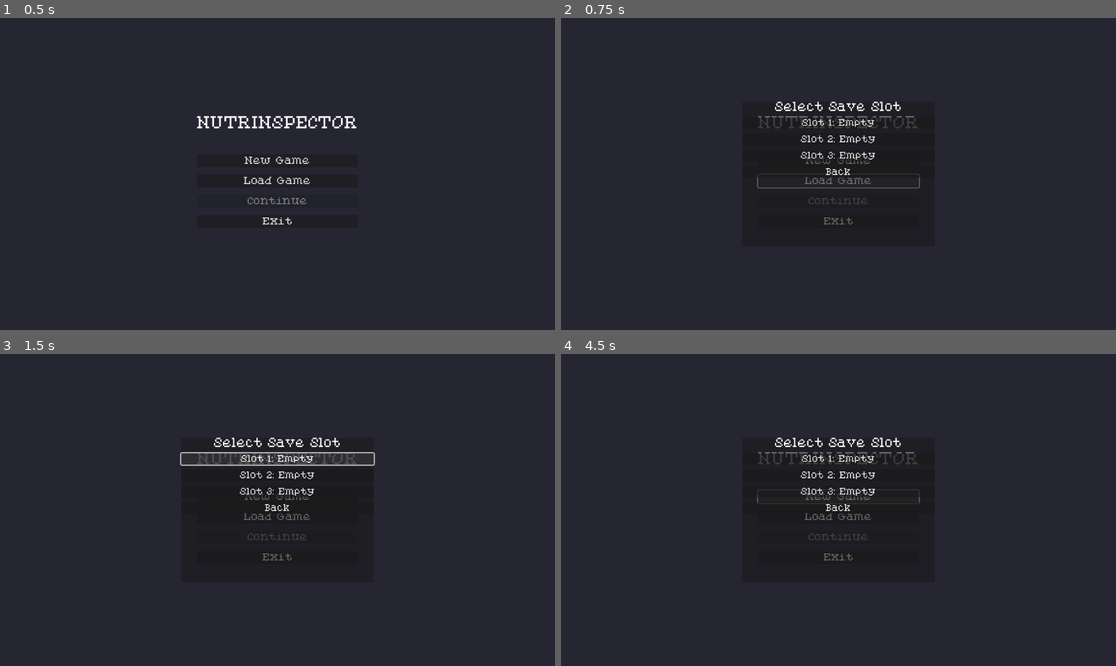
Above: before the commit, frames 1-4 (two rows, left to right).
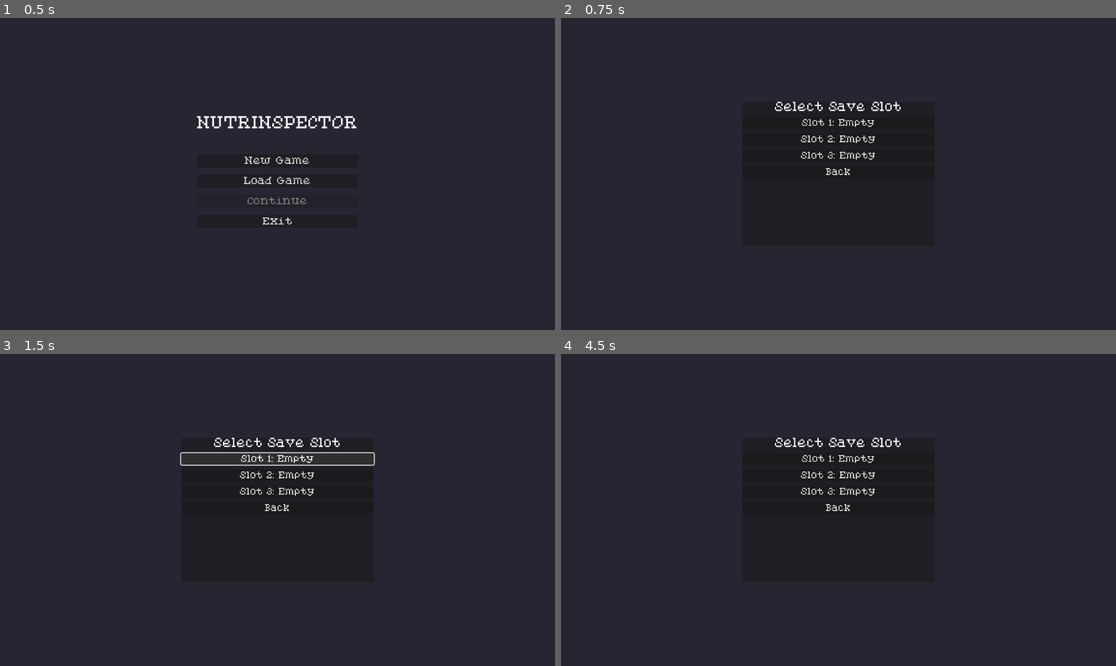
Above: after the commit, the same moments.

Repository: MasterSiqoh/nutrinspector
Game: Godot game, scene res://scene/MainMenu.tscn
Two runs of this game, one before a commit and one after it. Both use one fixed random seed, a clock stepped at 60 frames per second and the inputs below.
Inputs:
- Up to frame 1 (0.5 s): no input
- Up to frame 2 (0.75 s): click "Load Game" at 0.5 s
- Up to frame 3 (1.5 s): click "Slot 1: Empty" at 1.25 s
- Up to frame 4 (4.5 s): click "Slot 2: Empty" at 2 s; click "Slot 3: Empty" at 2.75 s; click "Back" at 3.5 s; click "New Game" at 4.25 s

Frame 1 is identical in both runs. In frame 2, 0.8% of the frame differs, in the area x 35-65%, y 31-67%; in frame 3, 0.5%; in frame 4, 0.7%.

Commit message:
Text Adjustment.

Diff:
--- a/scene/Main.tscn
+++ b/scene/Main.tscn
@@ -12,7 +12,9 @@
 [ext_resource type="Script" uid="uid://mtckp70xcic4" path="res://script/ApproveButton.gd" id="10_764rb"]
 [ext_resource type="Script" uid="uid://b62w4x0k63qkv" path="res://script/Main.gd" id="12_main"]
 [ext_resource type="PackedScene" path="res://scene/PauseMenu.tscn" id="13_pause"]
-[ext_resource type="FontFile" path="res://Asset/PixelatedEleganceRegular-ovyAA.ttf" id="14_font"]
+[ext_resource type="FontFile" uid="uid://dv8do4oqry8dm" path="res://Asset/PixelatedEleganceRegular-ovyAA.ttf" id="14_font"]
+[ext_resource type="Texture2D" uid="uid://j7uhu26yktfi" path="res://Asset/clipboard.png" id="15_clipboard"]
+[ext_resource type="Script" uid="uid://dblu5usnnevyi" path="res://script/DraggableClipboard.gd" id="16_draggable"]
 
 [sub_resource type="StyleBoxEmpty" id="StyleBoxEmpty_hrl0l"]
 
@@ -159,6 +161,13 @@
 
 [node name="UI" type="CanvasLayer" parent="."]
 
+[node name="InfoBackground" type="ColorRect" parent="UI"]
+offset_left = 10.0
+offset_top = 10.0
+offset_right = 170.0
+offset_bottom = 120.0
+color = Color(0.101960786, 0.101960786, 0.14901961, 0)
+
 [node name="DayLabel" type="Label" parent="UI"]
 offset_left = 20.0
 offset_top = 20.0
@@ -186,6 +195,79 @@
 theme_override_font_sizes/font_size = 20
 text = "Inspections: 0/3"
 
+[node name="NutritionPanel" type="Control" parent="UI"]
+visible = false
+layout_mode = 3
+anchors_preset = 0
+offset_left = 400.0
+offset_top = 150.0
+offset_right = 750.0
+offset_bottom = 500.0
+mouse_filter = 1
+script = ExtResource("16_draggable")
+
+[node name="ClipboardSprite" type="TextureRect" parent="UI/NutritionPanel"]
+layout_mode = 1
+anchors_preset = 15
+anchor_right = 1.0
+anchor_bottom = 1.0
+grow_horizontal = 2
+grow_vertical = 2
+mouse_filter = 2
+texture = ExtResource("15_clipboard")
+expand_mode = 1
+stretch_mode = 5
+
+[node name="VBoxContainer" type="VBoxContainer" parent="UI/NutritionPanel"]
+layout_mode = 1
+anchors_preset = 8
+anchor_left = 0.5
+anchor_top = 0.5
+anchor_right = 0.5
+anchor_bottom = 0.5
+offset_left = -80.0
+offset_top = -80.0
+offset_right = 135.0
+offset_bottom = 85.0
+grow_horizontal = 2
+grow_vertical = 2
+theme_override_constants/separation = 10
+
+[node name="KaloriLabel" type="Label" parent="UI/NutritionPanel/VBoxContainer"]
+layout_mode = 2
+theme_override_colors/font_color = Color(0, 0, 0, 1)
+theme_override_fonts/font = ExtResource("14_font")
+theme_override_font_sizes/font_size = 13
+text = "Kalori: 0 kkal"
+
+[node name="ProteinLabel" type="Label" parent="UI/NutritionPanel/VBoxContainer"]
+layout_mode = 2
+theme_override_colors/font_color = Color(0, 0, 0, 1)
+theme_override_fonts/font = ExtResource("14_font")
+theme_override_font_sizes/font_size = 13
+text = "Protein: 0 g"
+
+[node name="KarbohidratLabel" type="Label" parent="UI/NutritionPanel/VBoxContainer"]
+layout_mode = 2
+theme_override_colors/font_color = Color(0, 0, 0, 1)
+theme_override_fonts/font = ExtResource("14_font")
+theme_override_font_sizes/font_size = 13
+text = "Karbohidrat: 0 g"
+
+[node name="LemakLabel" type="Label" parent="UI/NutritionPanel/VBoxContainer"]
+layout_mode = 2
+theme_override_colors/font_color = Color(0, 0, 0, 1)
+theme_override_fonts/font = ExtResource("14_font")
+theme_override_font_sizes/font_size = 13
+text = "Lemak: 0 g"
+
+[node name="SeratLabel" type="Label" parent="UI/NutritionPanel/VBoxContainer"]
+layout_mode = 2
+theme_override_colors/font_color = Color(0, 0, 0, 1)
+theme_override_fonts/font = ExtResource("14_font")
+theme_override_font_sizes/font_size = 13
+text = "Serat: 0 g"
+
 [node name="PauseMenu" parent="." instance=ExtResource("13_pause")]
 
 [connection signal="gui_input" from="StartButton" to="StartButton" method="_on_gui_input"]
--- a/script/ApproveButton.gd
+++ b/script/ApproveButton.gd
@@ -38,6 +38,12 @@
 	get_tree().root.set_meta("game_in_progress", false)
 	get_tree().root.set_meta("food_data", {})
 	get_tree().root.set_meta("game_state", {})
+	get_tree().root.set_meta("inspection_completed", false)
+
+	# Hide nutrition panel
+	var main_scene = get_tree().current_scene
+	if main_scene and main_scene.has_method("update_nutrition_display"):
+		main_scene.update_nutrition_display()
 
 	var inspections = get_tree().root.get_meta("inspections_today", 0)
 
@@ -51,7 +57,6 @@
 			start_button.visible = true
 
 		# Update UI
-		var main_scene = get_tree().current_scene
 		if main_scene.has_method("update_ui"):
 			main_scene.update_ui()
 
@@ -70,12 +75,12 @@
 		# Add money
 		var money = get_tree().root.get_meta("money", 100)
 		get_tree().root.set_meta("money", money + 20)
-
-		# Increment inspections
-		var inspections = get_tree().root.get_meta("inspections_today", 0)
-		get_tree().root.set_meta("inspections_today", inspections + 1)
-
-		# Check if day is complete
-		check_day_completion()
 	else:
 		print("Wrong choice! The food was incorrect. No money earned.")
+
+	# Increment inspections regardless of correctness
+	var inspections = get_tree().root.get_meta("inspections_today", 0)
+	get_tree().root.set_meta("inspections_today", inspections + 1)
+
+	# Check if day is complete
+	check_day_completion()
--- a/script/DisapproveButton.gd
+++ b/script/DisapproveButton.gd
@@ -38,6 +38,12 @@
 	get_tree().root.set_meta("game_in_progress", false)
 	get_tree().root.set_meta("food_data", {})
 	get_tree().root.set_meta("game_state", {})
+	get_tree().root.set_meta("inspection_completed", false)
+
+	# Hide nutrition panel
+	var main_scene = get_tree().current_scene
+	if main_scene and main_scene.has_method("update_nutrition_display"):
+		main_scene.update_nutrition_display()
 
 	var inspections = get_tree().root.get_meta("inspections_today", 0)
 
@@ -51,7 +57,6 @@
 			start_button.visible = true
 
 		# Update UI
-		var main_scene = get_tree().current_scene
 		if main_scene.has_method("update_ui"):
 			main_scene.update_ui()
 
@@ -70,12 +75,12 @@
 		# Add money
 		var money = get_tree().root.get_meta("money", 100)
 		get_tree().root.set_meta("money", money + 20)
-
-		# Increment inspections
-		var inspections = get_tree().root.get_meta("inspections_today", 0)
-		get_tree().root.set_meta("inspections_today", inspections + 1)
-
-		# Check if day is complete
-		check_day_completion()
 	else:
 		print("Wrong choice! The food was good. No money earned.")
+
+	# Increment inspections regardless of correctness
+	var inspections = get_tree().root.get_meta("inspections_today", 0)
+	get_tree().root.set_meta("inspections_today", inspections + 1)
+
+	# Check if day is complete
+	check_day_completion()
--- /dev/null
+++ b/script/DraggableClipboard.gd
@@ -0,0 +1,20 @@
+extends Control
+
+var dragging = false
+var drag_offset = Vector2.ZERO
+
+func _ready() -> void:
+	mouse_filter = Control.MOUSE_FILTER_STOP
+
+func _gui_input(event: InputEvent) -> void:
+	if event is InputEventMouseButton:
+		if event.button_index == MOUSE_BUTTON_LEFT:
+			if event.pressed:
+				dragging = true
+				drag_offset = get_global_mouse_position() - global_position
+			else:
+				dragging = false
+
+	elif event is InputEventMouseMotion:
+		if dragging:
+			global_position = get_global_mouse_position() - drag_offset
--- a/script/LoyangButton.gd
+++ b/script/LoyangButton.gd
@@ -43,12 +43,14 @@
 			progress_bar.visible = false
 			load_time = 0.0
 
-			# Save current state before changing scene
-			save_game_state()
+			# Mark inspection as completed so clipboard can show
+			get_tree().root.set_meta("inspection_completed", true)
 
-			# Change to FoodInfo scene
-			print("Loading complete! Changing to FoodInfo scene...")
-			get_tree().change_scene_to_file("res://scene/FoodInfo.tscn")
+			# Just show the clipboard nutrition panel, don't change scene
+			print("Loading complete! Nutrition info is now visible on clipboard.")
+			var main_scene = get_tree().current_scene
+			if main_scene and main_scene.has_method("update_nutrition_display"):
+				main_scene.update_nutrition_display()
 
 func save_game_state() -> void:
 	# Get all node references
--- a/script/Main.gd
+++ b/script/Main.gd
@@ -4,6 +4,12 @@
 @onready var money_label = $UI/MoneyLabel
 @onready var inspections_label = $UI/InspectionsLabel
 @onready var pause_menu = $PauseMenu
+@onready var nutrition_panel = $UI/NutritionPanel
+@onready var kalori_label = $UI/NutritionPanel/VBoxContainer/KaloriLabel
+@onready var protein_label = $UI/NutritionPanel/VBoxContainer/ProteinLabel
+@onready var karbohidrat_label = $UI/NutritionPanel/VBoxContainer/KarbohidratLabel
+@onready var lemak_label = $UI/NutritionPanel/VBoxContainer/LemakLabel
+@onready var serat_label = $UI/NutritionPanel/VBoxContainer/SeratLabel
 
 func _ready() -> void:
 	# Initialize game values if not set
@@ -17,6 +23,7 @@
 		get_tree().root.set_meta("upgrade_speed", false)
 
 	update_ui()
+	update_nutrition_display()
 
 func update_ui() -> void:
 	var day = get_tree().root.get_meta("day", 1)
@@ -29,3 +36,25 @@
 		money_label.text = "Money: $%d" % money
 	if inspections_label:
 		inspections_label.text = "Inspections: %d/3" % inspections
+
+func update_nutrition_display() -> void:
+	# Check if loyang inspection was completed
+	var inspection_completed = get_tree().root.get_meta("inspection_completed", false)
+
+	if get_tree().root.has_meta("food_data") and inspection_completed:
+		var food_data = get_tree().root.get_meta("food_data")
+		if nutrition_panel:
+			nutrition_panel.visible = true
+		if kalori_label:
+			kalori_label.text = "Kalori: %d kkal" % food_data["kalori"]
+		if protein_label:
+			protein_label.text = "Protein: %d g" % food_data["protein"]
+		if karbohidrat_label:
+			karbohidrat_label.text = "Karbohidrat: %d g" % food_data["karbohidrat"]
+		if lemak_label:
+			lemak_label.text = "Lemak: %d g" % food_data["lemak"]
+		if serat_label:
+			serat_label.text = "Serat: %d g" % food_data["serat"]
+	else:
+		if nutrition_panel:
+			nutrition_panel.visible = false
--- a/script/MainMenu.gd
+++ b/script/MainMenu.gd
@@ -68,11 +68,13 @@
 
 func _on_new_game_pressed() -> void:
 	is_new_game_mode = true
+	$VBoxContainer.visible = false
 	save_select_panel.visible = true
 	update_save_slots()
 
 func _on_load_game_pressed() -> void:
 	is_new_game_mode = false
+	$VBoxContainer.visible = false
 	save_select_panel.visible = true
 	update_save_slots()
 
@@ -98,6 +100,7 @@
 
 func _on_back_pressed() -> void:
 	save_select_panel.visible = false
+	$VBoxContainer.visible = true
 
 func _on_slot_pressed(slot: int) -> void:
 	if is_new_game_mode:
--- a/script/StartButton.gd
+++ b/script/StartButton.gd
@@ -68,41 +68,67 @@
 	# Make StartButton invisible
 	self.visible = false
 
-	# Generate random values for 5 variables (range 1-10)
-	food_data["kalori"] = randi_range(1, 10)
-	food_data["protein"] = randi_range(1, 10)
-	food_data["karbohidrat"] = randi_range(1, 10)
-	food_data["lemak"] = randi_range(1, 10)
-	food_data["serat"] = randi_range(1, 10)
-
-	# Generate random boolean
+	# Generate random boolean first
 	food_data["is_correct"] = randf() > 0.5
 
 	print("Boolean value:", food_data["is_correct"])
 
-	# If boolean is false, modify one random variable
-	if not food_data["is_correct"]:
+	# True ranges for each nutrient
+	var true_ranges = {
+		"kalori": {"min": 500, "max": 800},
+		"protein": {"min": 15, "max": 30},
+		"karbohidrat": {"min": 60, "max": 90},
+		"lemak": {"min": 15, "max": 25},
+		"serat": {"min": 5, "max": 10}
+	}
+
+	# Generate values based on is_correct
+	if food_data["is_correct"]:
+		# Generate values within true ranges
+		food_data["kalori"] = randi_range(true_ranges["kalori"]["min"], true_ranges["kalori"]["max"])
+		food_data["protein"] = randi_range(true_ranges["protein"]["min"], true_ranges["protein"]["max"])
+		food_data["karbohidrat"] = randi_range(true_ranges["karbohidrat"]["min"], true_ranges["karbohidrat"]["max"])
+		food_data["lemak"] = randi_range(true_ranges["lemak"]["min"], true_ranges["lemak"]["max"])
+		food_data["serat"] = randi_range(true_ranges["serat"]["min"], true_ranges["serat"]["max"])
+		print("Generated correct values (within true ranges)")
+	else:
+		# Generate mostly correct values
+		food_data["kalori"] = randi_range(true_ranges["kalori"]["min"], true_ranges["kalori"]["max"])
+		food_data["protein"] = randi_range(true_ranges["protein"]["min"], true_ranges["protein"]["max"])
+		food_data["karbohidrat"] = randi_range(true_ranges["karbohidrat"]["min"], true_ranges["karbohidrat"]["max"])
+		food_data["lemak"] = randi_range(true_ranges["lemak"]["min"], true_ranges["lemak"]["max"])
+		food_data["serat"] = randi_range(true_ranges["serat"]["min"], true_ranges["serat"]["max"])
+
+		# Corrupt one random value (50-100% lower than minimum)
 		var keys = ["kalori", "protein", "karbohidrat", "lemak", "serat"]
 		var random_key = keys[randi_range(0, keys.size() - 1)]
+		var min_value = true_ranges[random_key]["min"]
 
-		# Randomly choose to set to 0 or multiply by 10
-		if randf() > 0.5:
-			food_data[random_key] = 0
-			print("Set", random_key, "to 0")
-		else:
-			food_data[random_key] *= 10
-			print("Multiplied", random_key, "by 10")
+		# Calculate false range: 50-100% lower than minimum
+		# If min is 500, false range is 0-250 (50% of 500)
+		# If min is 15, false range is 0-7.5 (50% of 15)
+		var reduction_percent = randf_range(0.5, 1.0)  # 50% to 100% reduction
+		var false_value = int(min_value * (1.0 - reduction_percent))
+		food_data[random_key] = false_value
+
+		print("Corrupted", random_key, "to", false_value, "(", int(reduction_percent * 100), "% below minimum of", min_value, ")")
 
 	print("Food data generated:")
-	print("Kalori:", food_data["kalori"])
-	print("Protein:", food_data["protein"])
-	print("Karbohidrat:", food_data["karbohidrat"])
-	print("Lemak:", food_data["lemak"])
-	print("Serat:", food_data["serat"])
+	print("Kalori:", food_data["kalori"], "kkal")
+	print("Protein:", food_data["protein"], "g")
+	print("Karbohidrat:", food_data["karbohidrat"], "g")
+	print("Lemak:", food_data["lemak"], "g")
+	print("Serat:", food_data["serat"], "g")
 
 	# Store in root node as a meta property (persists between scenes)
 	get_tree().root.set_meta("food_data", food_data)
 	get_tree().root.set_meta("game_in_progress", true)
+	get_tree().root.set_meta("inspection_completed", false)
+
+	# Update the nutrition display in Main scene
+	var main_node = get_tree().current_scene
+	if main_node and main_node.has_method("update_nutrition_display"):
+		main_node.update_nutrition_display()
 
 	# Save the visibility state
 	save_game_state()
Binary file added: Asset/clipboard.png
Not shown, added: Asset/clipboard.png.import
Not shown: 1 places in scene/Main.tscn that only renumber resources
Not shown, added: script/DraggableClipboard.gd.uid
